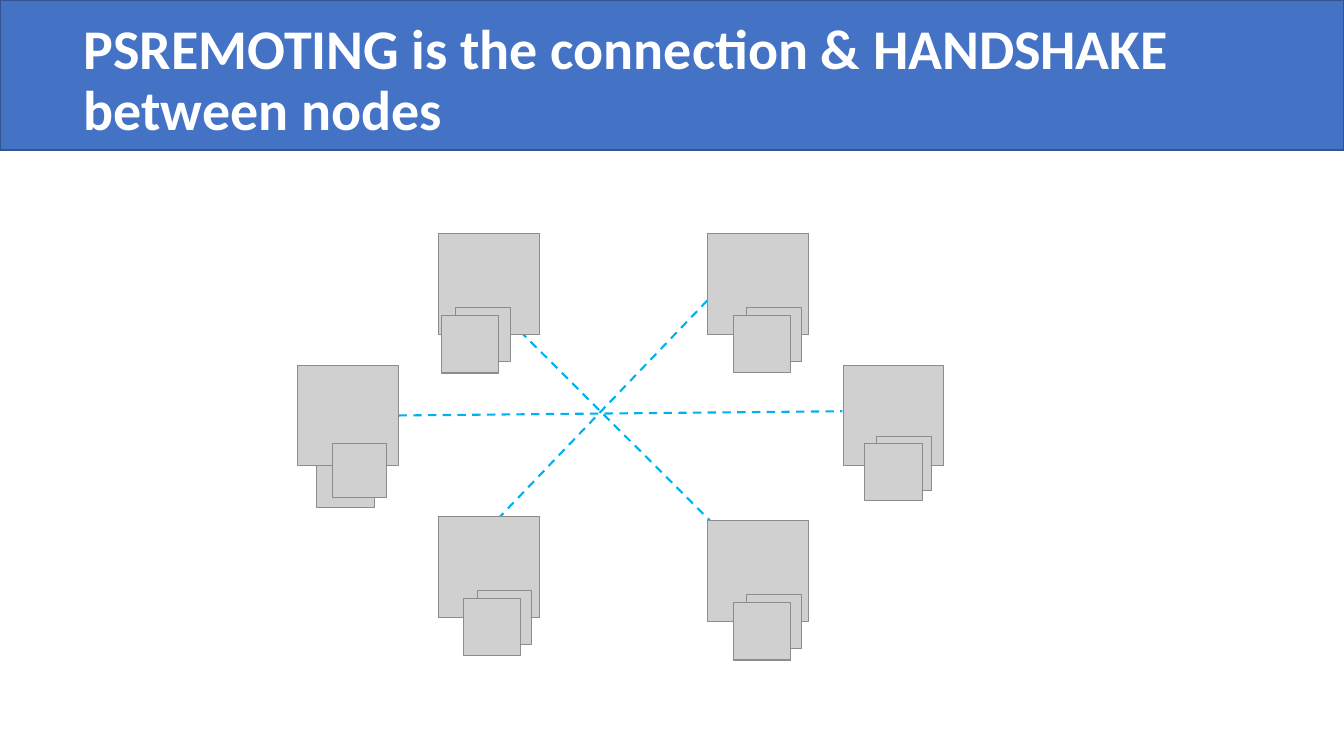
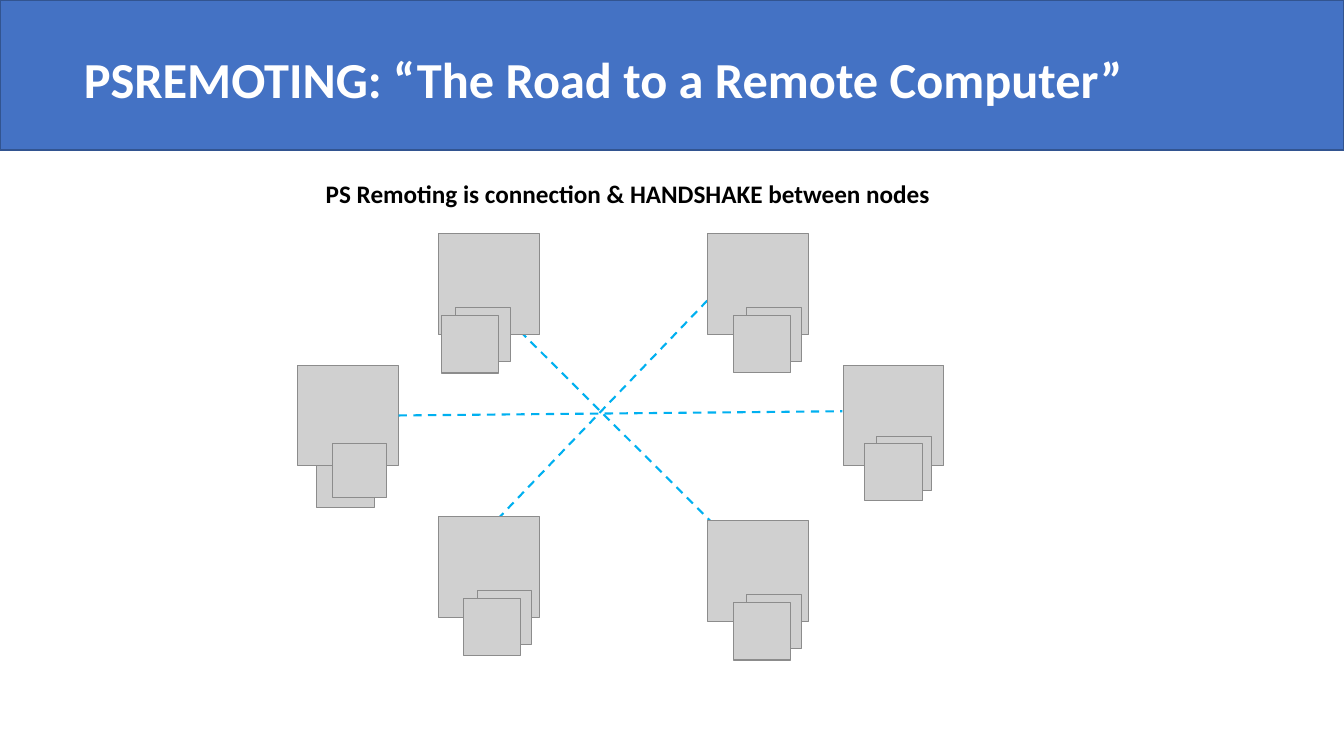
Before and after one commit to compwiz32/Presentations, a slide deck: slide 13 of 2019-11 RTPSUG/Configuring PSRemoting security and logging.pptx (slide 11 before the commit). Drawn at 1344x756 pixels with LibreOffice and Linux fonts; fonts in the diff are those of the drawing; grey boxes stand for pictures. Boxes give left, top, right and bottom in pixels: in the first picture for what was removed or moved away, otherwise in the second. Text is boxed around its words. In the diff, an @@ line names an element or a change of style, - is before the commit and + after.

```diff
--- a/2019-11 RTPSUG/Configuring PSRemoting security and logging.pptx
+++ b/2019-11 RTPSUG/Configuring PSRemoting security and logging.pptx
@@ title at [84,61,1123,106]: text changed; size 40 to 36 pt @@
-PSREMOTING is the connection & HANDSHAKE between nodes
+PSREMOTING: “The Road to a Remote Computer”
@@ text added at [326,185,929,208], 18 pt, text #000000, bold @@
+PS Remoting is connection & HANDSHAKE between nodes
```
Also in this commit, not shown: 5 other slides changed, 29 slides added, 1 slide removed, 1 other file.
